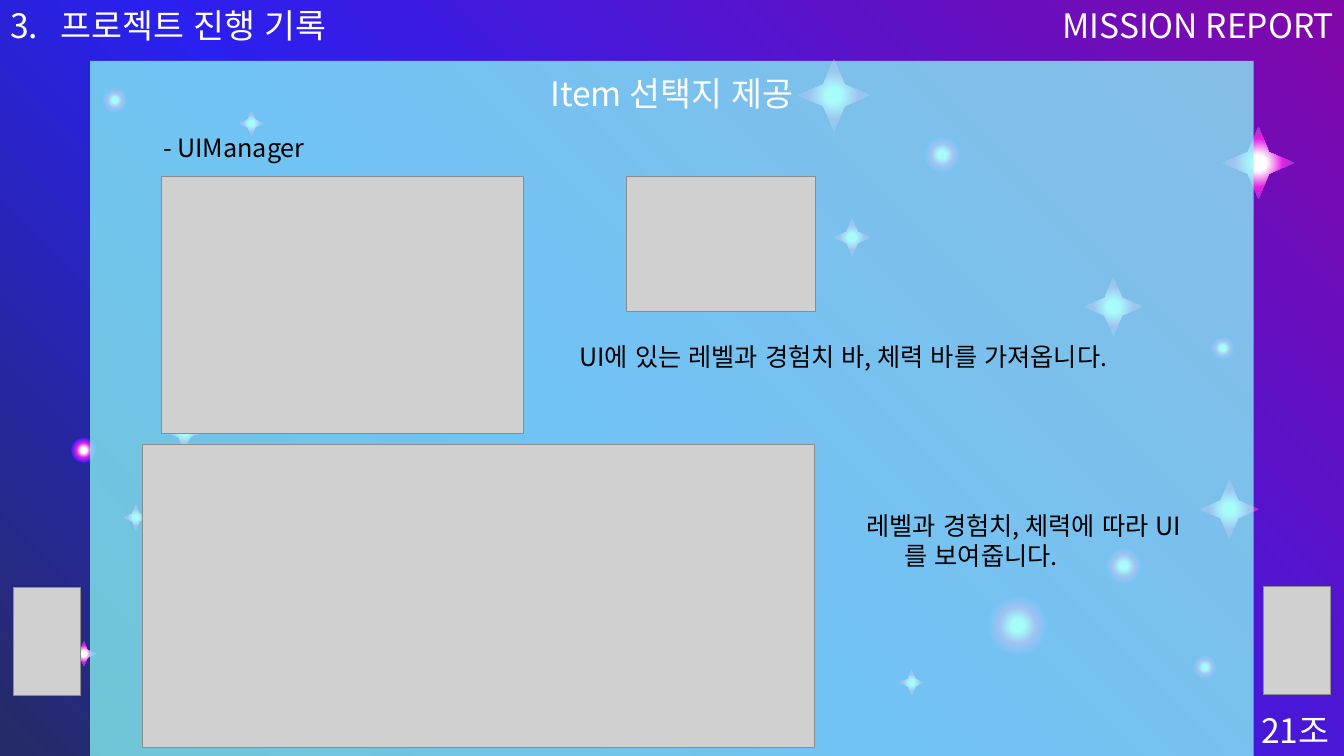
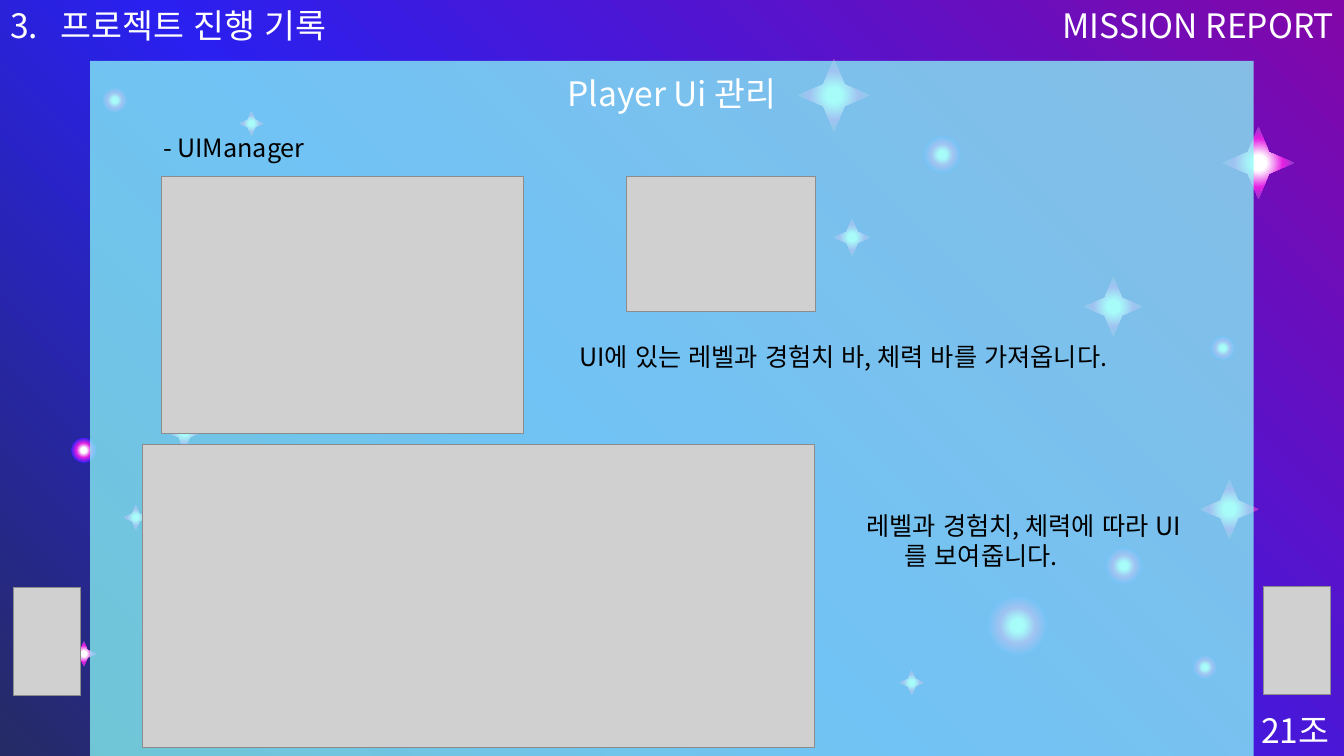
Before and after one commit to TheTimeOfRecord/Team21DodgeShooting, a slide deck: slide 21 of Assets/PPT/21조 PPT 발표본.pptx. Drawn at 1344x756 pixels with LibreOffice and Linux fonts; fonts in the diff are those of the drawing; grey boxes stand for pictures. Boxes give left, top, right and bottom in pixels: in the first picture for what was removed or moved away, otherwise in the second. Text is boxed around its words. In the diff, an @@ line names an element or a change of style, - is before the commit and + after.

```diff
--- a/Assets/PPT/21조 PPT 발표본.pptx
+++ b/Assets/PPT/21조 PPT 발표본.pptx
@@ text at bbox=[567, 78, 777, 114]: text changed @@
-Item 선택지 제공
+Player Ui 관리
```
Also in this commit, not shown: 1 other slide changed.
